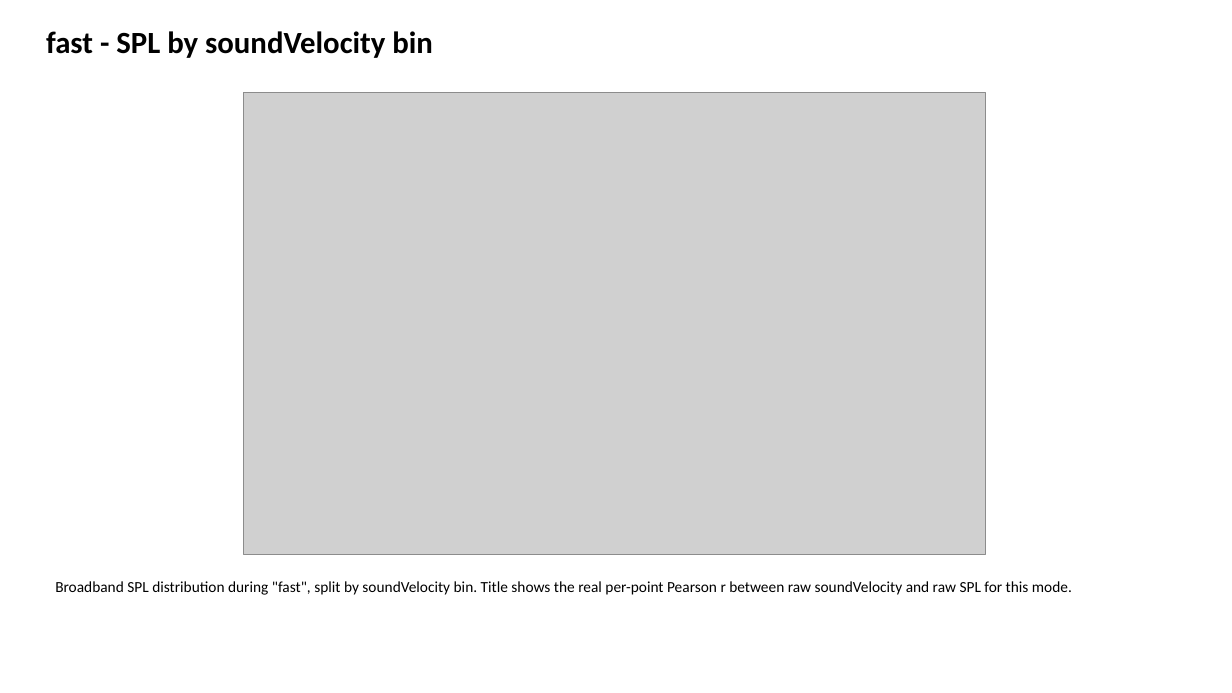
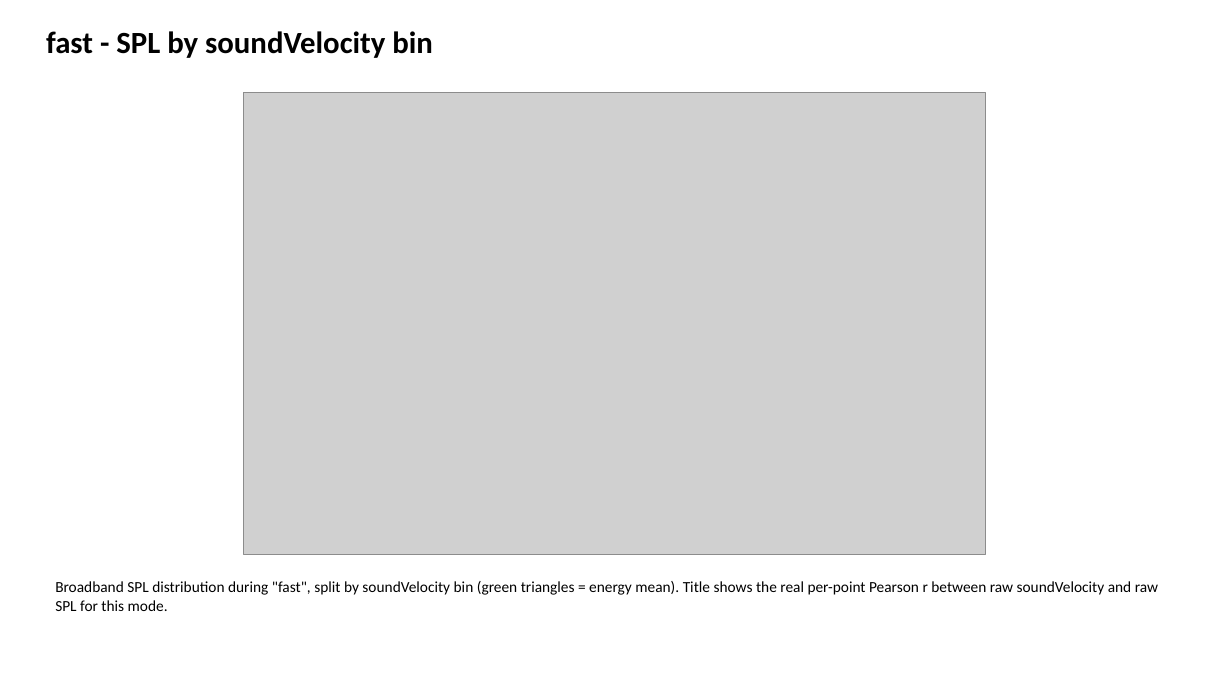
Before and after one commit to NMFS-PAM-Glider/hackathon-shared-repo, a slide deck: slide 35 of noise-fx-calc/noise_analysis_outputs/sg607/sg607_pam_noise_summary.pptx. Drawn at 1232x693 pixels with LibreOffice and Linux fonts; fonts in the diff are those of the drawing; grey boxes stand for pictures. Boxes give left, top, right and bottom in pixels: in the first picture for what was removed or moved away, otherwise in the second. Text is boxed around its words. In the diff, an @@ line names an element or a change of style, - is before the commit and + after.

```diff
--- a/noise-fx-calc/noise_analysis_outputs/sg607/sg607_pam_noise_summary.pptx
+++ b/noise-fx-calc/noise_analysis_outputs/sg607/sg607_pam_noise_summary.pptx
@@ text at box(55, 581, 1158, 611): text changed @@
-Broadband SPL distribution during "fast", split by soundVelocity bin. Title shows the real per-point Pearson r between raw soundVelocity and raw SPL for this mode.
+Broadband SPL distribution during "fast", split by soundVelocity bin (green triangles = energy mean). Title shows the real per-point Pearson r between raw soundVelocity and raw SPL for this mode.
```
Also in this commit, not shown: 129 other slides changed, 4 other files.
